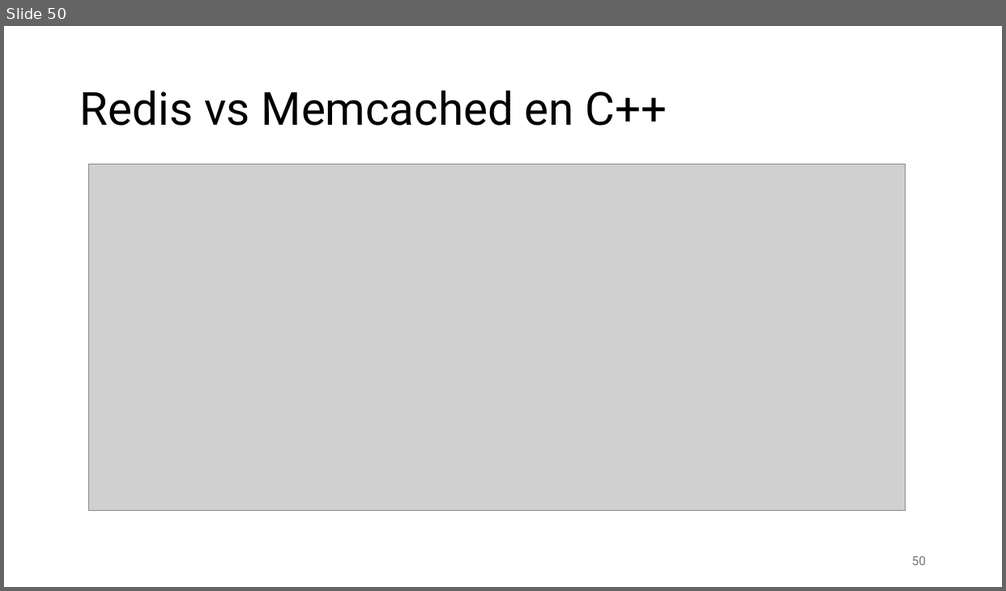
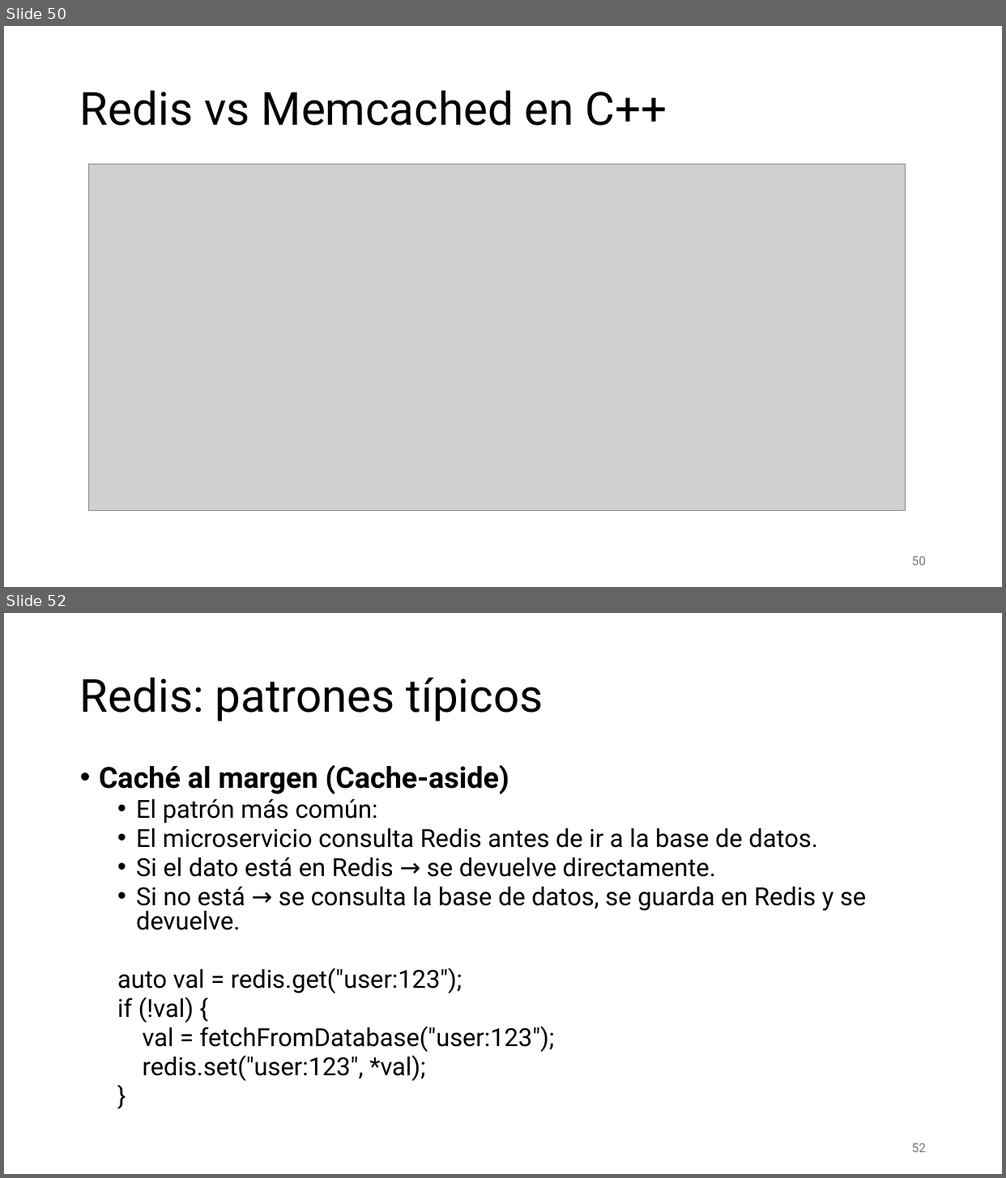
Before and after one commit to aldebarran22/CURSO_CPP_SERVICIOS_30H, a slide deck: doc/4_Gestion_estado_persistencia.pptx. Shown one above the other, each under a label of ours: slide 50 before the commit, slides 50 and 52 after it; the slides between them are not shown. The pictures are 1006x591 and 1006x1178 pixels, drawn with LibreOffice and Linux fonts; fonts in the diff are those of the drawing; grey boxes stand for pictures. Boxes give left, top, right and bottom in pixels: in the first picture for what was removed or moved away, otherwise in the second. Text is boxed around its words. In the diff, an @@ line names an element or a change of style, - is before the commit and + after.

```diff
--- a/doc/4_Gestion_estado_persistencia.pptx
+++ b/doc/4_Gestion_estado_persistencia.pptx
@@ slide 52 added at [4,613,1002,1174], background #FFFFFF @@
@@ title added at [80,677,543,722], 44 pt, text #000000 @@
+Redis: patrones típicos
@@ text added at [99,765,866,1081], 24 pt, text #000000 @@
+• Caché al margen (Cache-aside)
+  • El patrón más común:
+  • El microservicio consulta Redis antes de ir a la base de datos.
+  • Si el dato está en Redis → se devuelve directamente.
+  • Si no está → se consulta la base de datos, se guarda en Redis y se devuelve.
+  auto val = redis.get("user:123");
+  if (!val) {
+  val = fetchFromDatabase("user:123");
+  redis.set("user:123", *val);
+  }
@@ page number added at [912,1144,926,1152], 12 pt, text #797979 @@
+52
```
Also in this commit, not shown: 1 slide changed, 14 other slides added, 1 slide removed, 21 other files.
